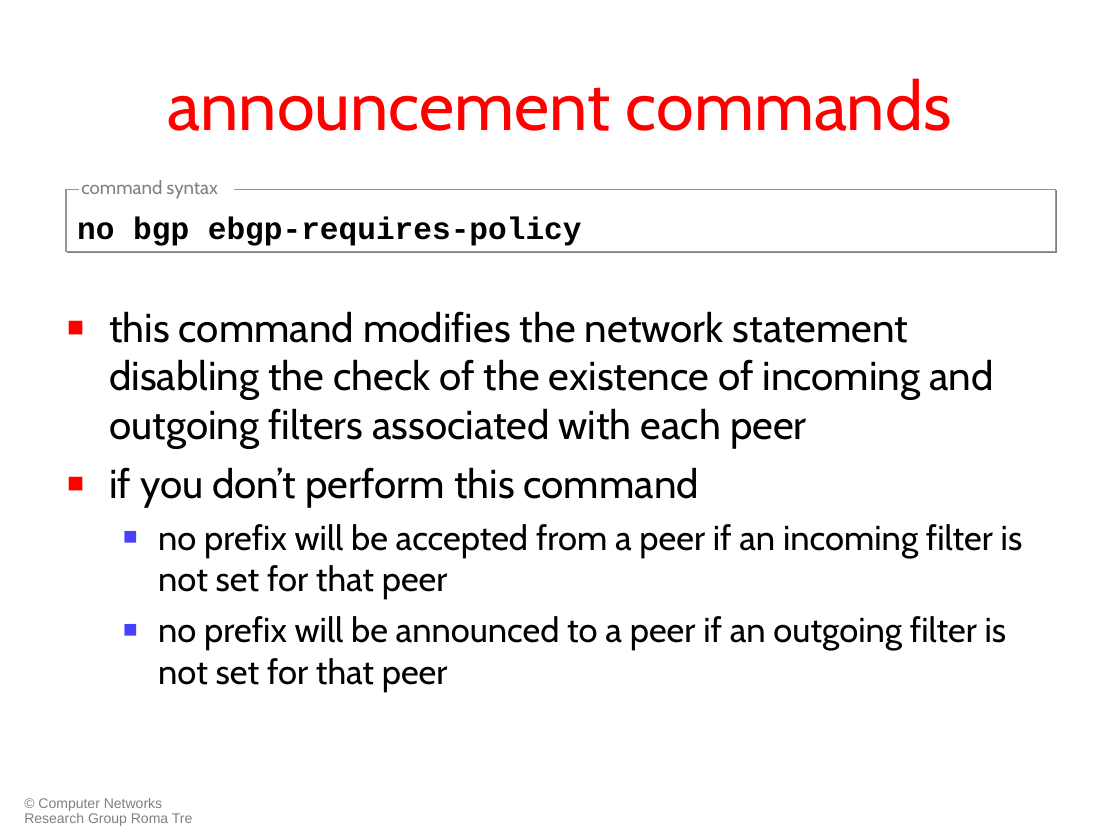
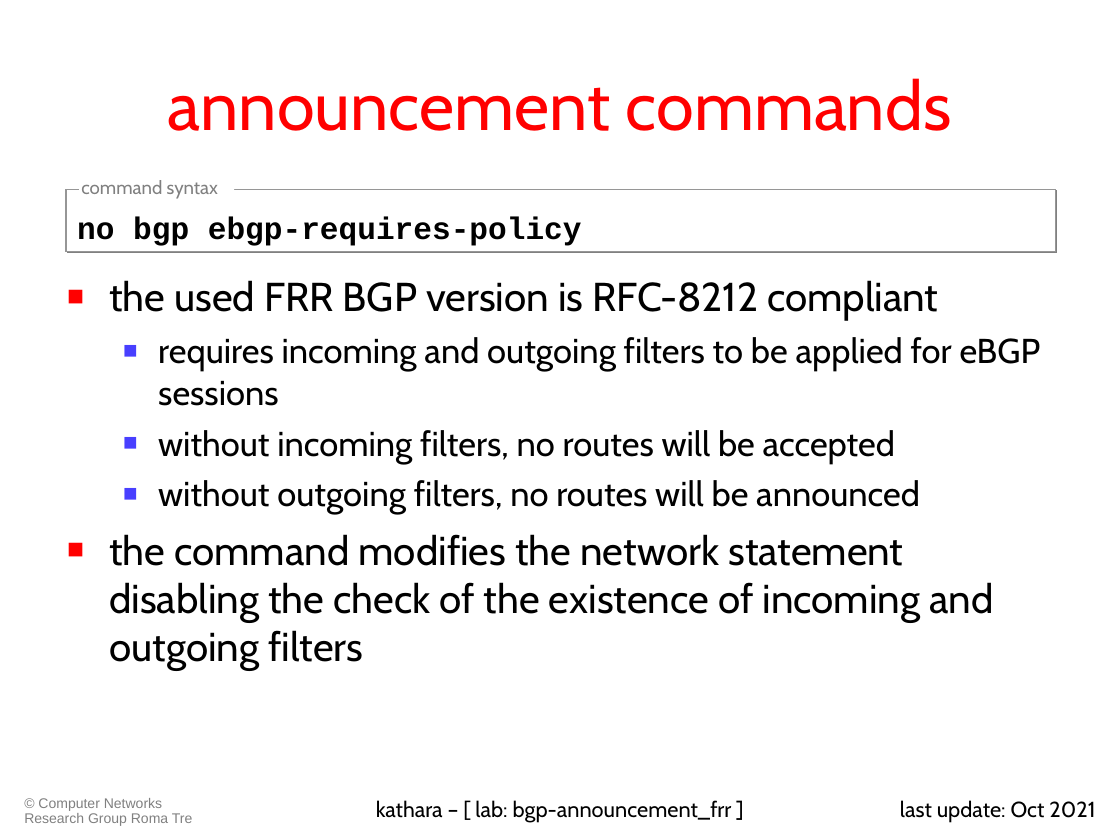
Before and after one commit to KatharaFramework/Kathara-Labs, a slide deck: slide 7 of Interdomain Routing FRR/BGP Announcement FRR/042-kathara-lab_bgp-announcement_frr.ppt. Drawn at 1120x840 pixels with LibreOffice and Linux fonts; fonts in the diff are those of the drawing. Boxes give left, top, right and bottom in pixels: in the first picture for what was removed or moved away, otherwise in the second. Text is boxed around its words. In the diff, an @@ line names an element or a change of style, - is before the commit and + after.

Commit message:
Update slides bgp announcement

```diff
--- a/Interdomain Routing FRR/BGP Announcement FRR/042-kathara-lab_bgp-announcement_frr.ppt
+++ b/Interdomain Routing FRR/BGP Announcement FRR/042-kathara-lab_bgp-announcement_frr.ppt
@@ text at (x1=109, y1=280, x2=1041, y2=671): text changed; size 25.9 to 22.2 pt @@
-■ this command modifies the network statement disabling the check of the existence of incoming and outgoing filters associated with each peer
-■ if you don’t perform this command
-  ■ no prefix will be accepted from a peer if an incoming filter is not set for that peer
-  ■ no prefix will be announced to a peer if an outgoing filter is not set for that peer
+■ the used FRR BGP version is RFC-8212 compliant
+  ■ requires incoming and outgoing filters to be applied for eBGP sessions
+  ■ without incoming filters, no routes will be accepted
+  ■ without outgoing filters, no routes will be announced
+■ the command modifies the network statement disabling the check of the existence of incoming and outgoing filters
@@ text added at (x1=376, y1=800, x2=732, y2=823), 14 pt, text #000000 @@
+kathara – [ lab: bgp-announcement_frr ]
@@ text added at (x1=900, y1=800, x2=1095, y2=823), 14 pt, text #000000 @@
+last update: Oct 2021
```
Also in this commit, not shown: 12 other slides changed, 1 other file.
